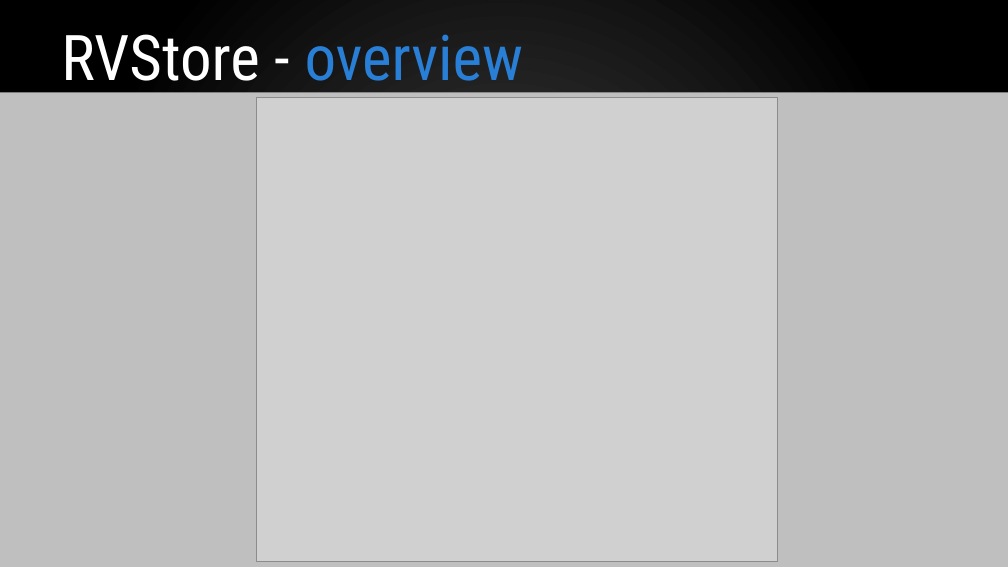
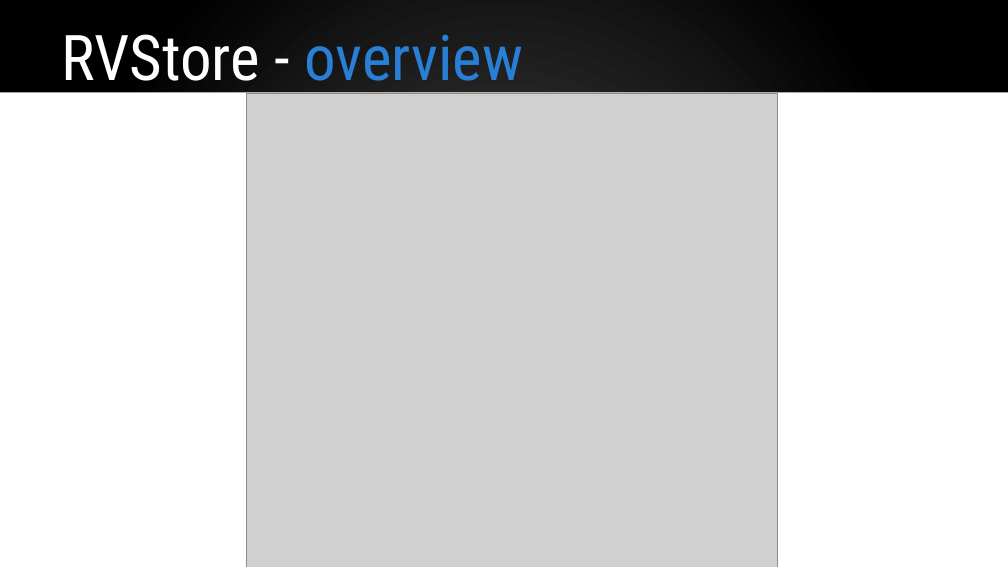
Before and after one commit to VergeOps/k8s-rvstore, a slide deck: slide 3 of rvstore_hackathon/Kubernetes-RV Store Hackathon.pptx. Drawn at 1008x567 pixels with LibreOffice and Linux fonts; fonts in the diff are those of the drawing; grey boxes stand for pictures. Boxes give left, top, right and bottom in pixels: in the first picture for what was removed or moved away, otherwise in the second. Text is boxed around its words. In the diff, an @@ line names an element or a change of style, - is before the commit and + after.

```diff
--- a/rvstore_hackathon/Kubernetes-RV Store Hackathon.pptx
+++ b/rvstore_hackathon/Kubernetes-RV Store Hackathon.pptx
@@ rectangle at (x1=0, y1=92, x2=1008, y2=567): fill #BFBFBF to #FFFFFF @@
@@ picture resized from (x1=256, y1=98, x2=777, y2=561) to (x1=247, y1=93, x2=777, y2=567) @@
```
Also in this commit, not shown: 17 other files.
